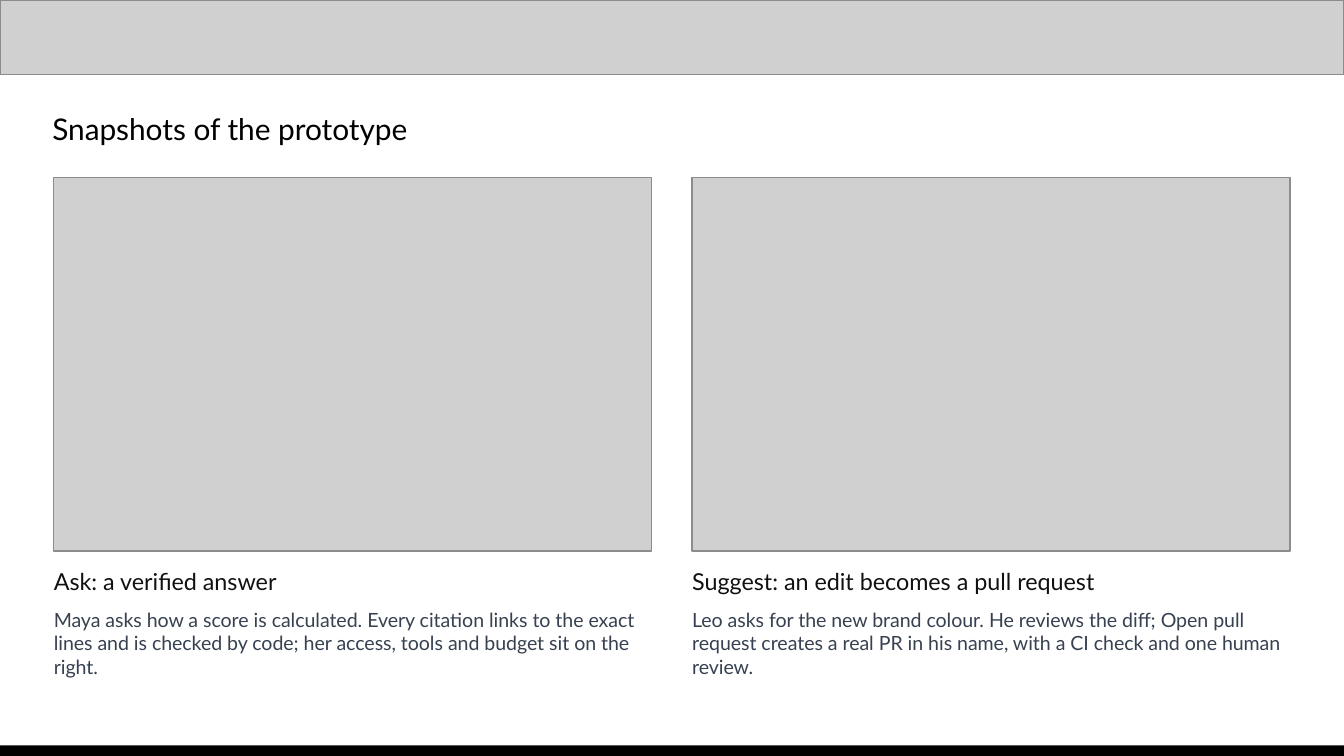
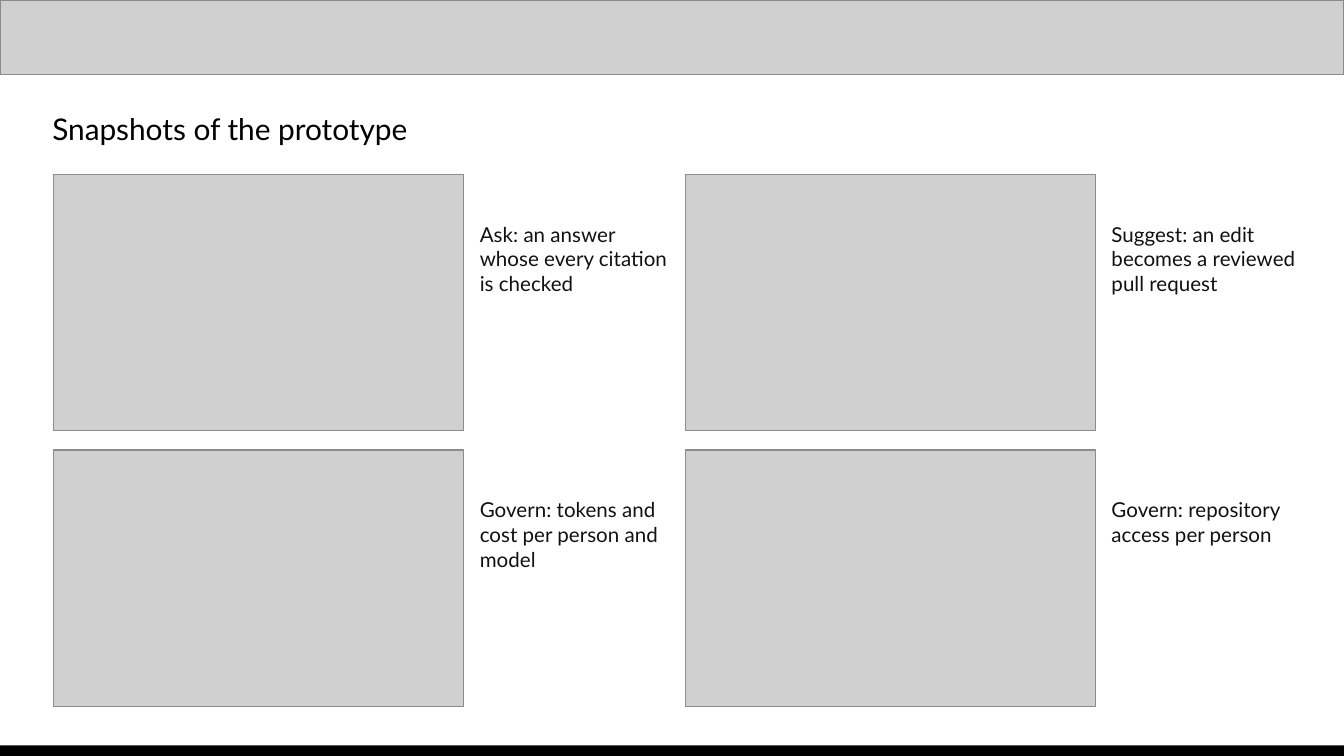
Before and after one commit to praveensaharan/RoleSpace, a slide deck: slide 12 of docs/deck/RoleSpace-AI-Builder-Cup-submission.pptx (slide 15 before the commit). Drawn at 1344x756 pixels with LibreOffice and Linux fonts; fonts in the diff are those of the drawing; grey boxes stand for pictures. Boxes give left, top, right and bottom in pixels: in the first picture for what was removed or moved away, otherwise in the second. Text is boxed around its words. In the diff, an @@ line names an element or a change of style, - is before the commit and + after.

Commit message:
[modify] pull requests opened and add privacy and terms pages

```diff
--- a/docs/deck/RoleSpace-AI-Builder-Cup-submission.pptx
+++ b/docs/deck/RoleSpace-AI-Builder-Cup-submission.pptx
@@ picture: place and size @@
-picture at box(54, 177, 652, 551)
+picture at box(54, 175, 464, 431)
@@ picture: place and size @@
-picture at box(692, 177, 1290, 551)
+picture at box(685, 175, 1095, 431)
@@ text at box(480, 227, 667, 291): text changed; size 12.5 to 11 pt @@
-Ask: a verified answer
+Ask: an answer whose every citation is checked
@@ text at box(1111, 227, 1295, 295): text changed; size 12.5 to 11 pt @@
-Suggest: an edit becomes a pull request
+Suggest: an edit becomes a reviewed pull request
@@ picture added at box(54, 450, 464, 707) @@
@@ picture added at box(685, 450, 1095, 707) @@
@@ text added at box(480, 502, 658, 567), 11 pt, text #111111 @@
+Govern: tokens and cost per person and model
@@ text added at box(1111, 502, 1280, 546), 11 pt, text #111111 @@
+Govern: repository access per person
@@ text removed at box(54, 612, 635, 678) @@
-Maya asks how a score is calculated. Every citation links to the exact lines and is checked by code; her access, tools and budget sit on the right.
@@ text removed at box(692, 612, 1280, 674) @@
-Leo asks for the new brand colour. He reviews the diff; Open pull request creates a real PR in his name, with a CI check and one human review.
```
Also in this commit, not shown: 6 other slides changed, 1 slide added, 7 slides removed, 16 other files.
